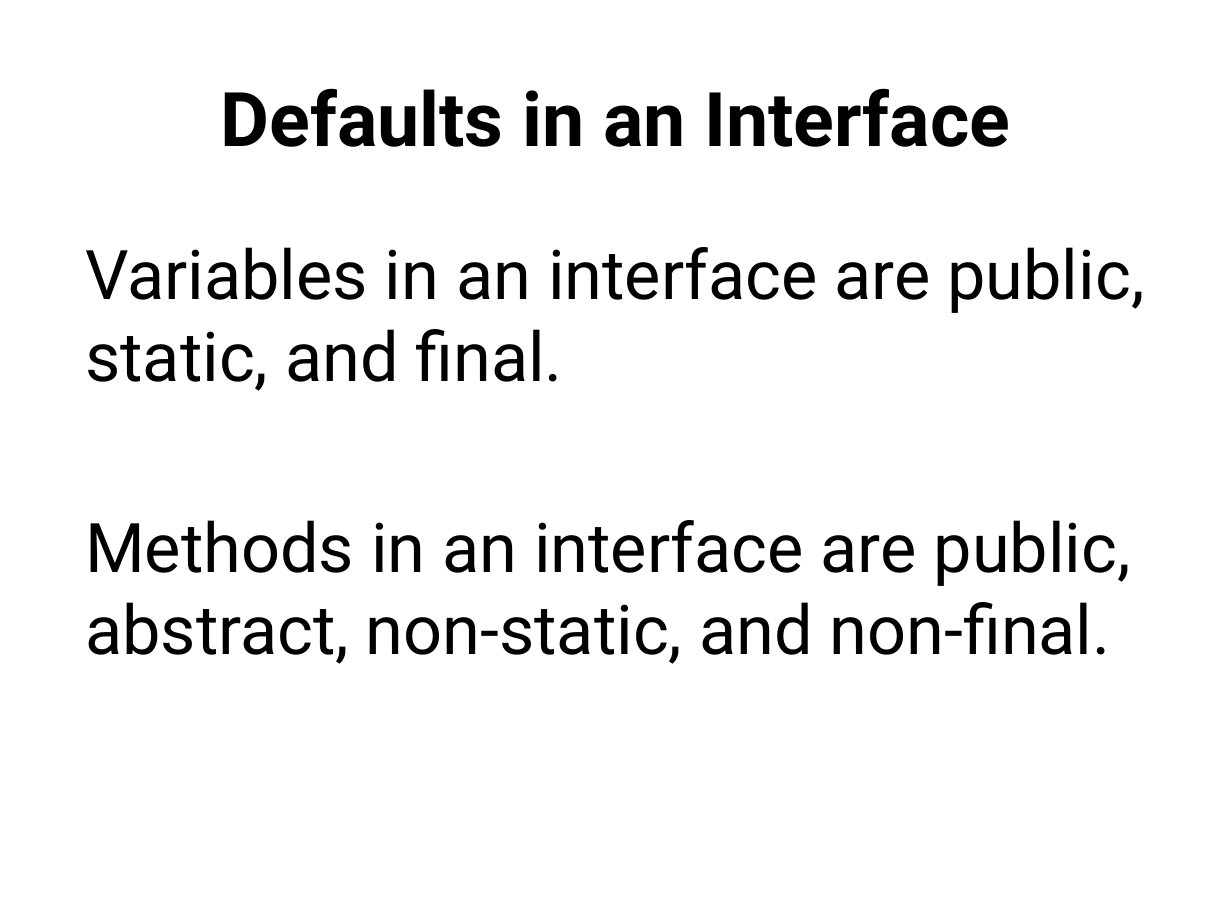
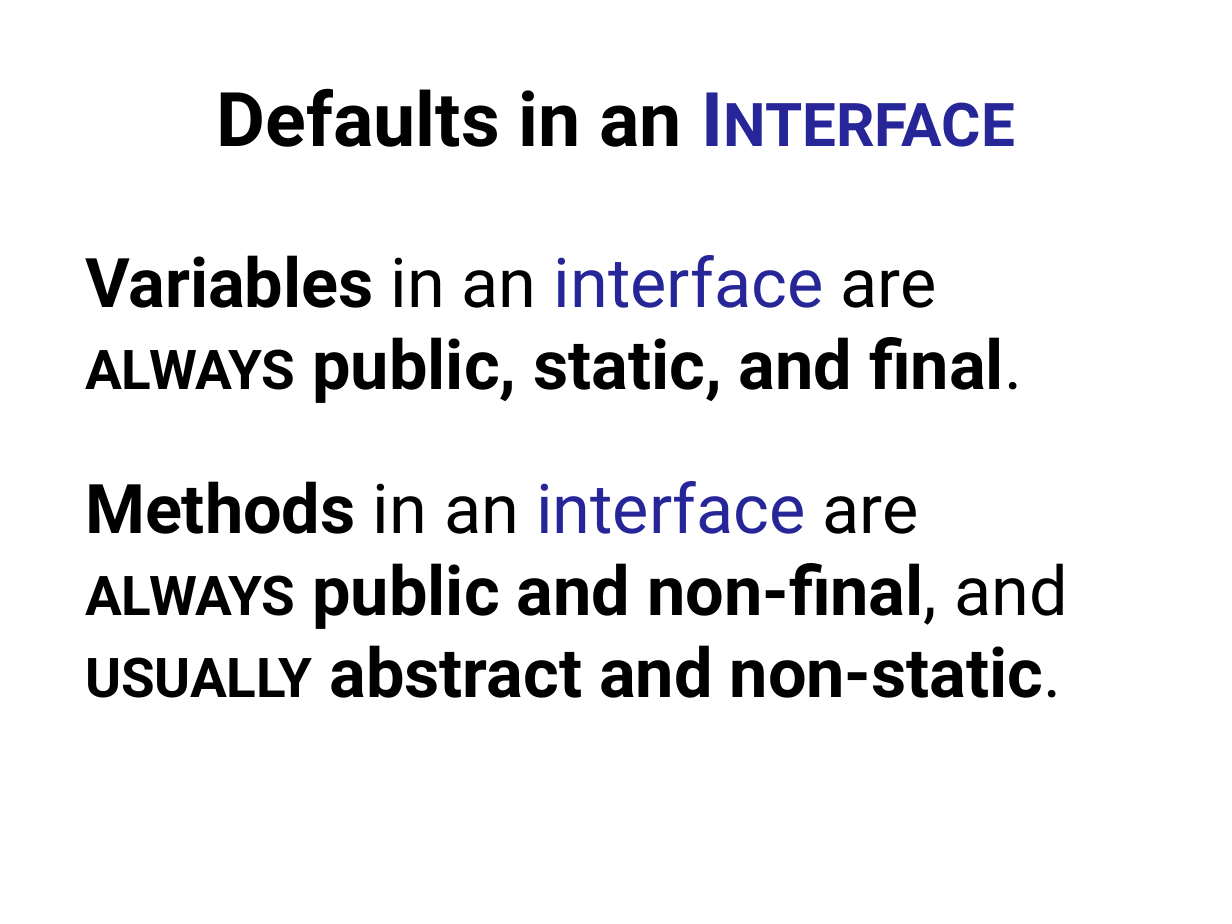
Before and after one commit to Cy-FairCS/cs3, a slide deck: slide 29 of u04b_interfaces/notes/_interfaces notes.pptx (slide 25 before the commit). Drawn at 1232x924 pixels with LibreOffice and Linux fonts; fonts in the diff are those of the drawing. Boxes give left, top, right and bottom in pixels: in the first picture for what was removed or moved away, otherwise in the second. Text is boxed around its words. In the diff, an @@ line names an element or a change of style, - is before the commit and + after.

```diff
--- a/u04b_interfaces/notes/_interfaces notes.pptx
+++ b/u04b_interfaces/notes/_interfaces notes.pptx
@@ title "Defaults in an Interface" at <box>217,88,824,308</box>: text colour #000000 to #262699, small capitals on in "Interface" @@
@@ text at <box>85,255,1067,698</box>: text changed; bold on @@
-Variables in an interface are public, static, and final.
-Methods in an interface are public, abstract, non-static, and non-final.
+Variables in an interface are
+always public, static, and final.
+Methods in an interface are
+always public and non-final, and usually abstract and non-static.
```
Also in this commit, not shown: 5 other slides changed, 6 slides added.
